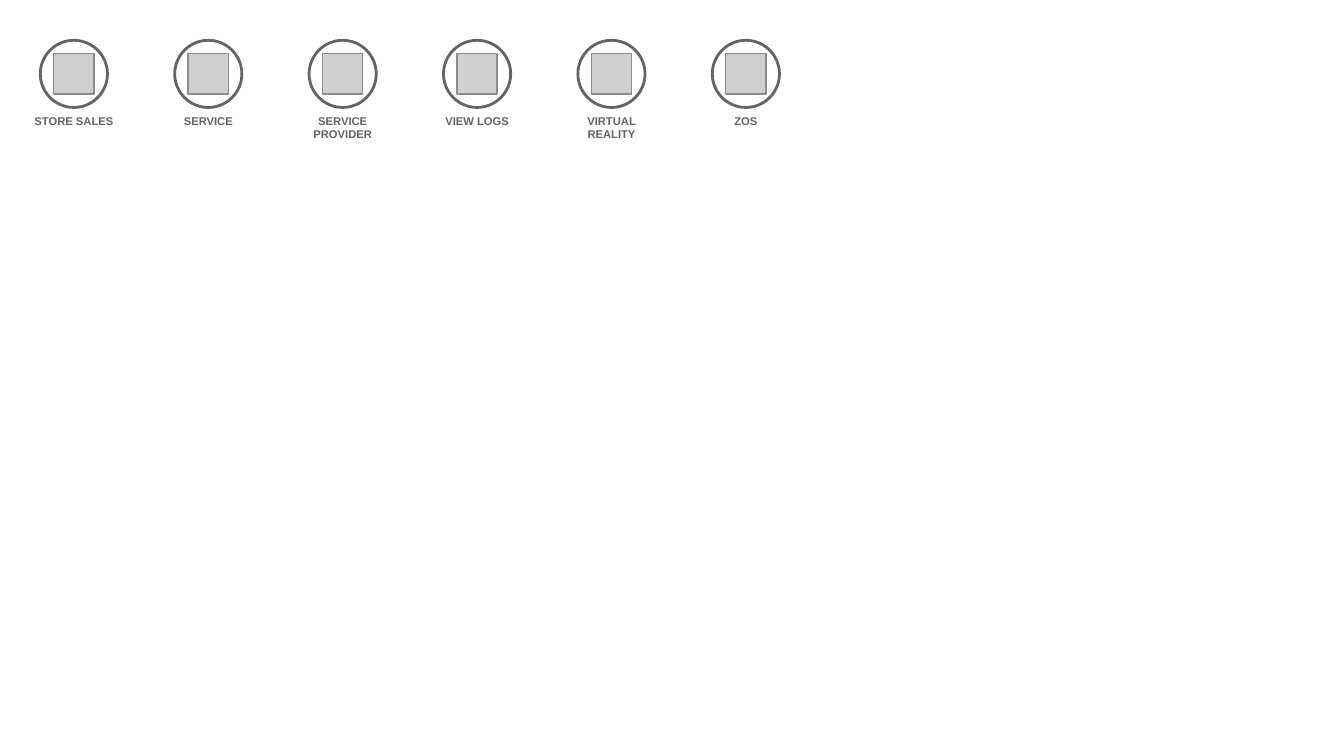
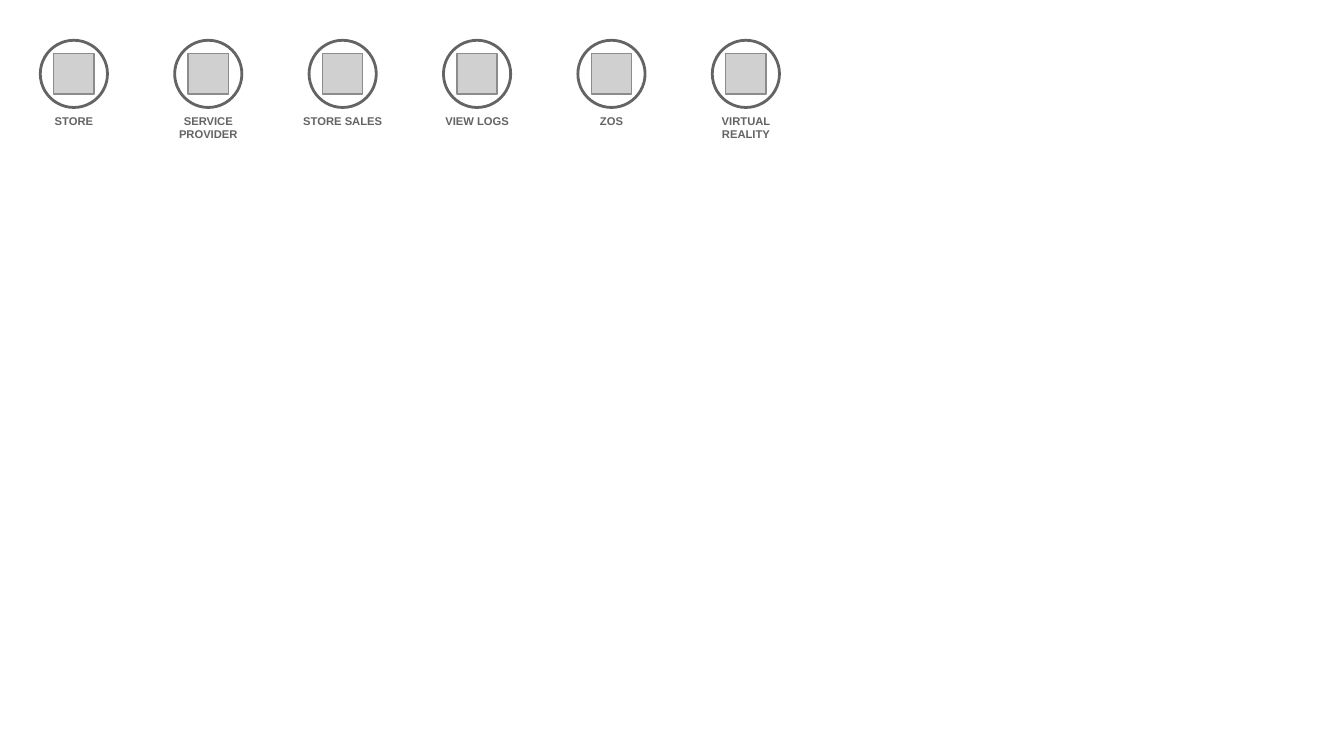
Before and after one commit to l2fprod/myarchitecture, a slide deck: slide 10 of mycatalog-architecture-diagram-template.pptx (slide 11 before the commit). Drawn at 1344x756 pixels with LibreOffice and Linux fonts; fonts in the diff are those of the drawing; grey boxes stand for pictures. Boxes give left, top, right and bottom in pixels: in the first picture for what was removed or moved away, otherwise in the second. Text is boxed around its words. In the diff, an @@ line names an element or a change of style, - is before the commit and + after.

```diff
--- a/mycatalog-architecture-diagram-template.pptx
+++ b/mycatalog-architecture-diagram-template.pptx
@@ text at <box>55,117,93,125</box>: text changed @@
-STORE SALES
+STORE
@@ text at <box>179,117,238,138</box>: text changed @@
-SERVICE
+SERVICE PROVIDER
@@ text at <box>303,117,382,125</box>: text changed @@
-SERVICE PROVIDER
+STORE SALES
@@ text "ZOS": place and size @@
-text "ZOS" at <box>734,117,757,125</box>
+text "ZOS" at <box>600,117,623,125</box>
@@ text "VIRTUAL REALITY": place and size @@
-text "VIRTUAL REALITY" at <box>587,117,636,138</box>
+text "VIRTUAL REALITY" at <box>722,117,771,138</box>
```
Also in this commit, not shown: 8 other slides changed, 1 slide removed.
